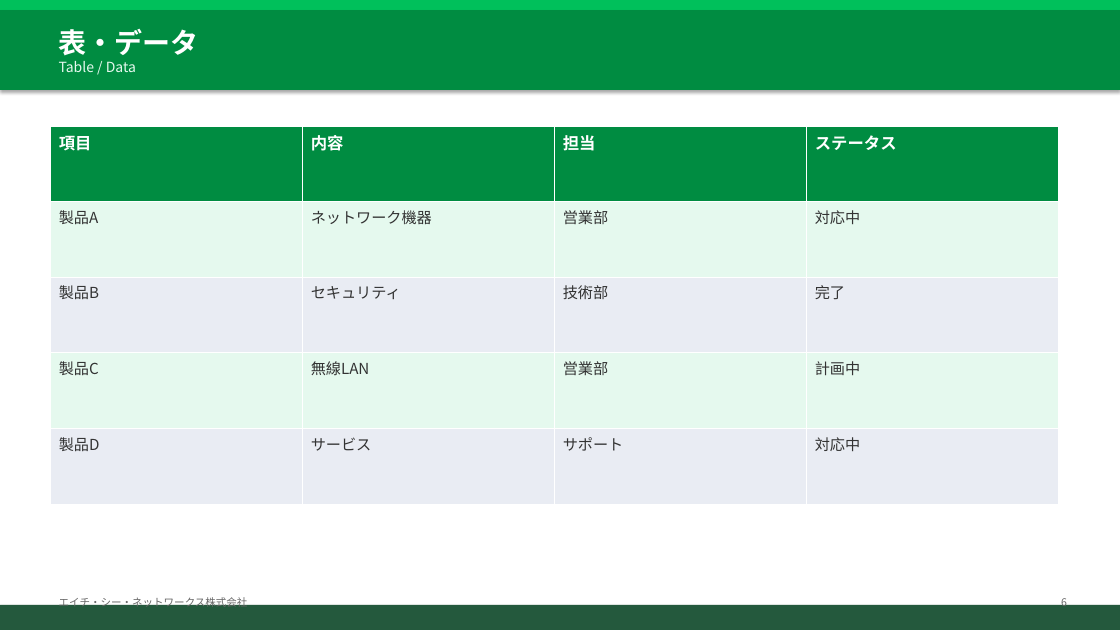
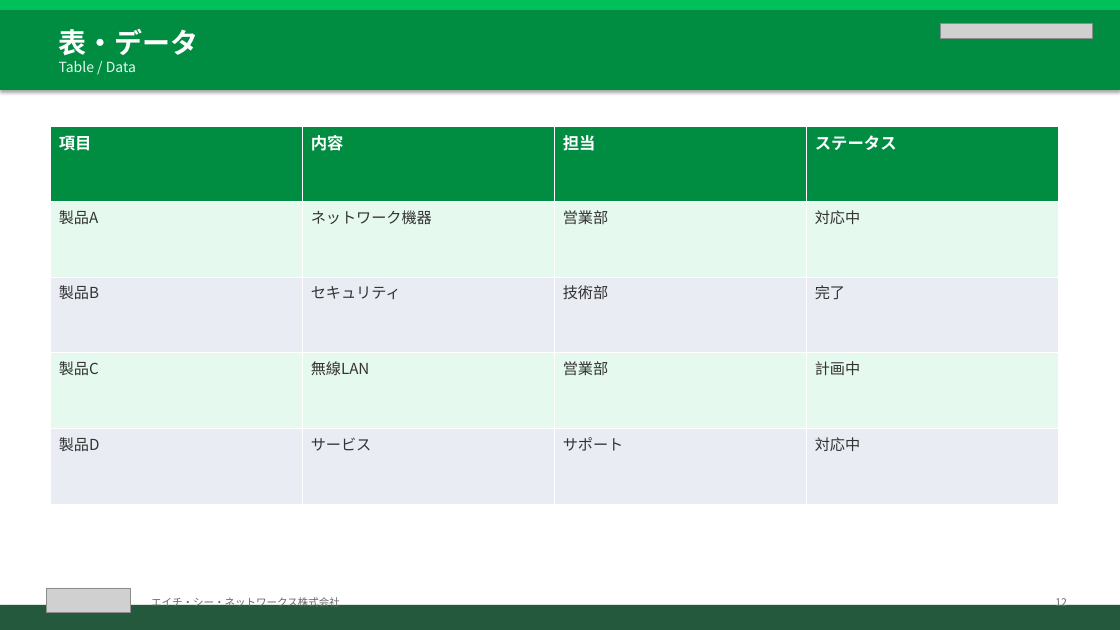
Before and after one commit to Enkhee-iu/SmartAttend, a slide deck: slide 12 of docs/templates/HCNET_PowerPoint_Template.pptx (slide 6 before the commit). Drawn at 1120x630 pixels with LibreOffice and Linux fonts; fonts in the diff are those of the drawing; grey boxes stand for pictures. Boxes give left, top, right and bottom in pixels: in the first picture for what was removed or moved away, otherwise in the second. Text is boxed around its words. In the diff, an @@ line names an element or a change of style, - is before the commit and + after.

```diff
--- a/docs/templates/HCNET_PowerPoint_Template.pptx
+++ b/docs/templates/HCNET_PowerPoint_Template.pptx
@@ picture added at bbox=[941, 24, 1092, 39] @@
@@ picture added at bbox=[46, 588, 130, 613] @@
@@ text "エイチ・シー・ネットワークス株式会社": place and size @@
-text "エイチ・シー・ネットワークス株式会社" at bbox=[59, 596, 248, 610]
+text "エイチ・シー・ネットワークス株式会社" at bbox=[151, 596, 340, 610]
@@ text at bbox=[1055, 596, 1067, 610]: text changed @@
-6
+12
```
Also in this commit, not shown: 8 other slides changed, 7 slides added, 4 other files.
